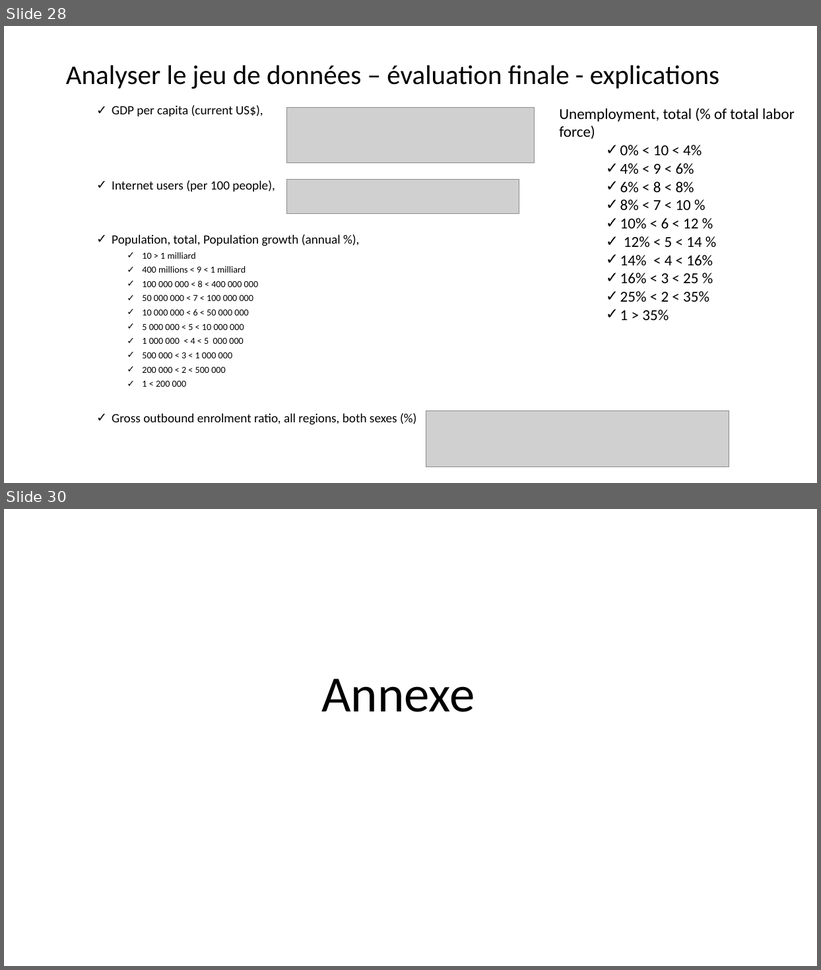
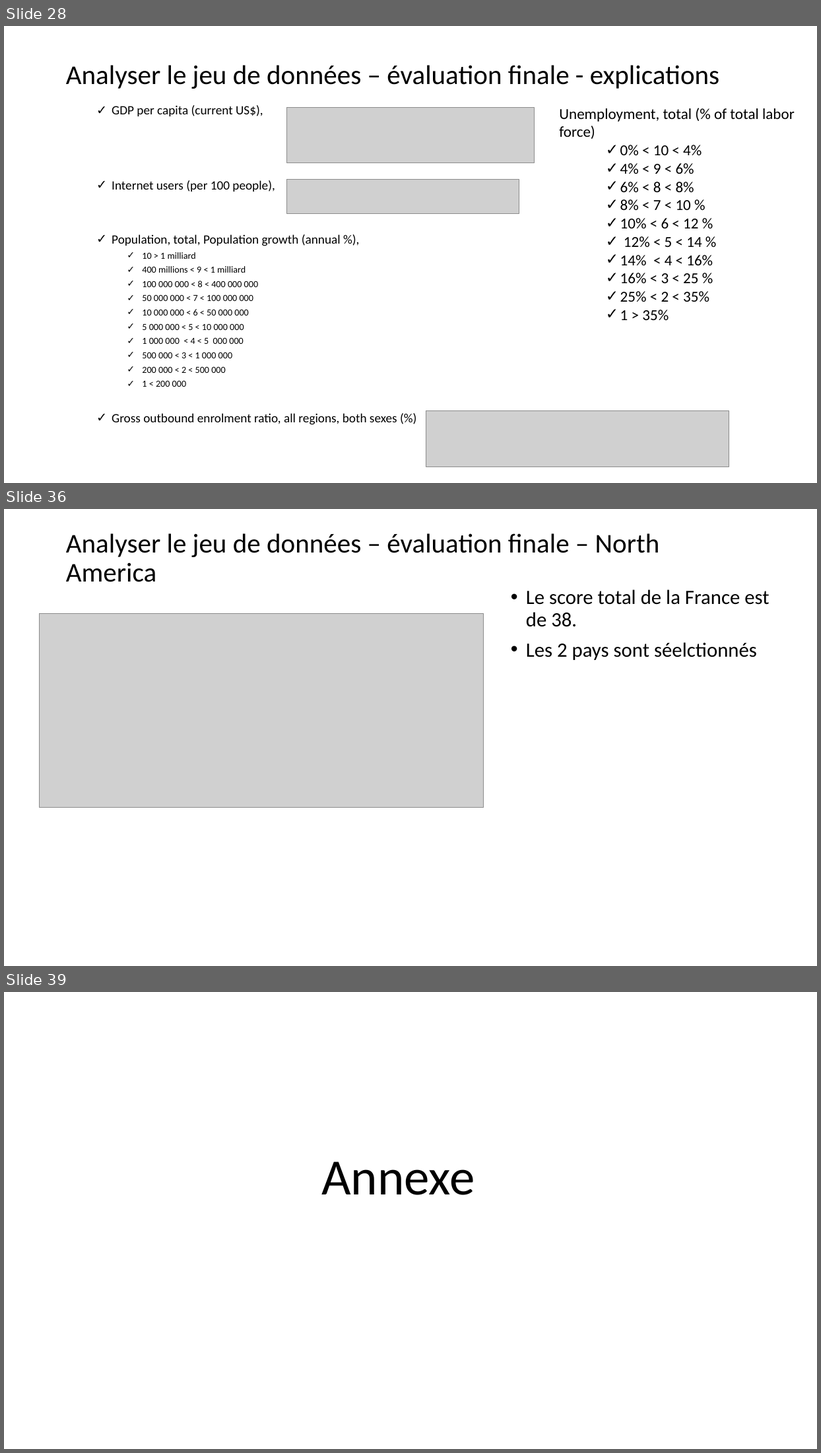
Before and after one commit to ludovic-source/Data_scientist_formation, a slide deck: livrables/Projet_2_presentation_Ludovic_Chimier.pptx. Shown one above the other, each under a label of ours: slides 28 and 30 before the commit, slides 28, 36 and 39 after it; the slides between them are not shown. The pictures are 821x970 and 821x1453 pixels, drawn with LibreOffice and Linux fonts; fonts in the diff are those of the drawing; grey boxes stand for pictures. Boxes give left, top, right and bottom in pixels: in the first picture for what was removed or moved away, otherwise in the second. Text is boxed around its words. In the diff, an @@ line names an element or a change of style, - is before the commit and + after.

```diff
--- a/livrables/Projet_2_presentation_Ludovic_Chimier.pptx
+++ b/livrables/Projet_2_presentation_Ludovic_Chimier.pptx
@@ slide 36 added at (x1=4, y1=509, x2=817, y2=966), background #FFFFFF @@
@@ title added at (x1=66, y1=533, x2=660, y2=582), 32 pt, text #000000 @@
+Analyser le jeu de données – évaluation finale – North America
@@ text added at (x1=526, y1=590, x2=769, y2=660), 24 pt, text #000000 @@
+• Le score total de la France est de 38.
+• Les 2 pays sont séelctionnés
@@ picture added at (x1=40, y1=614, x2=484, y2=808) @@
@@ what was slide 30 is now slide 39 @@
```
Also in this commit, not shown: 2 slides changed, 8 other slides added.
